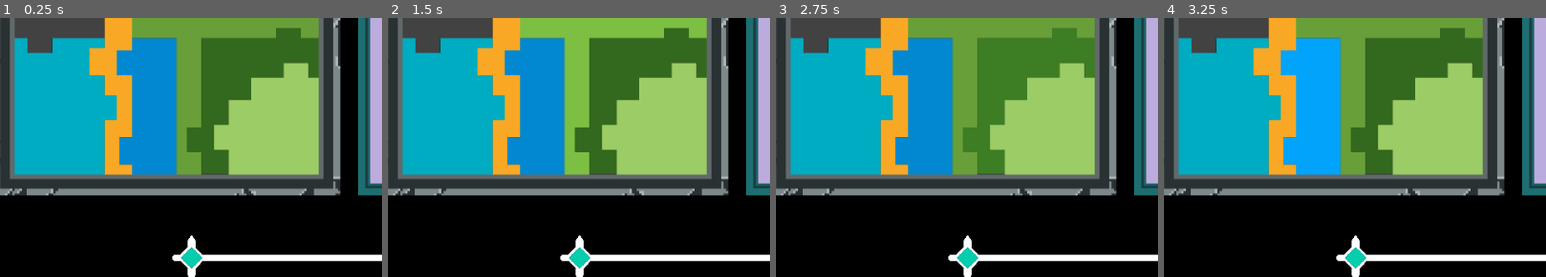
Above: before the commit, frames 1-4 (left to right).
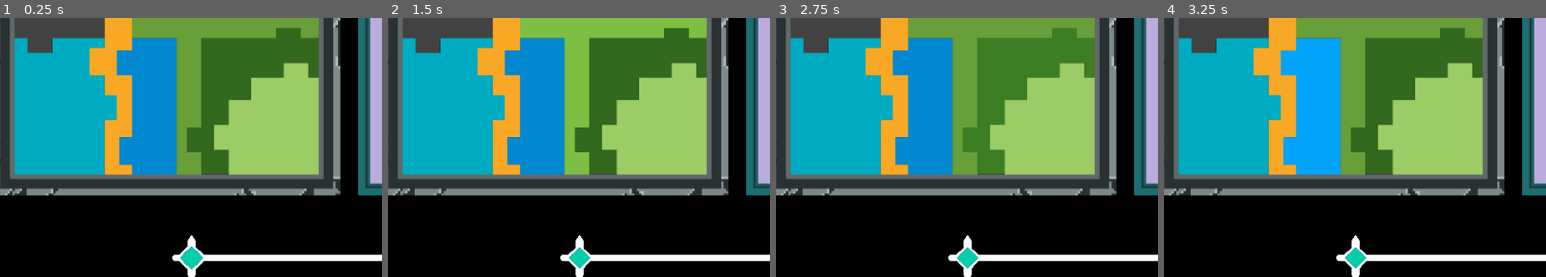
Above: after the commit, the same moments.

Repository: Dh-ux/colorpicker
Game: Godot game, scene res://main2.tscn
Same seed, same stepped clock (60 frames per second), same inputs: the game is played once before the commit and once after it.
Inputs (mouse positions are % of the whole screen's width and height, from its top left):
- Up to frame 1 (0.25 s): no input
- Up to frame 2 (1.5 s): move the mouse to (25, 42) at 0.52 s; click (25, 42) at 0.67 s; tap Enter at 1.25 s; move the mouse to (34, 42) at 1.27 s; click (34, 42) at 1.42 s
- Up to frame 3 (2.75 s): tap Space at 2 s; move the mouse to (34, 58) at 2.02 s; click (34, 58) at 2.17 s
- Up to frame 4 (3.25 s): tap Enter at 2.75 s; move the mouse to (24, 58) at 2.77 s; click (24, 58) at 2.92 s
The pictures show only the part of the screen within x 4-54%, y 46-96%; the shares and areas given below are measured in that part.

The runs differ from the first frame. In frame 1, 0.2% of the frame differs, in the area x 47-54%, y 88-98%; in frame 2, less than 0.1%; in frame 3, less than 0.1%; in frame 4, less than 0.1%.

Commit message:
update structure fix

Diff:
--- a/Track.gd
+++ b/Track.gd
@@ -8,12 +8,16 @@
 func start():
 	enabled = true
 	$key.position = Vector2(-200,0)
+	$key.pop()
 
 func _process(delta):
 	if enabled:
 		$key.position += Vector2(1,0)*200*delta
 
+func stop():
+	enabled = false
 
 func reset():
 	enabled = false
-	$key.position = Vector2(-200,0)
+	$key.explode()
+	#$key.position = Vector2(-200,0)
--- /dev/null
+++ b/key.gd
@@ -0,0 +1,19 @@
+extends Node2D
+
+func _ready():
+	pop()
+
+func pop():
+	set_modulate(Color(1,1,1,1))
+	scale = Vector2.ZERO
+	var tween = get_tree().create_tween().set_trans(Tween.TRANS_BACK).set_ease(1)
+	tween.tween_property(self, "scale", Vector2(1.38,1.38), 0.45)
+
+func explode():
+	var tween = get_tree().create_tween().set_trans(Tween.TRANS_EXPO).set_ease(0)
+	tween.tween_property(self, "scale", Vector2(3,3), 0.12)
+	var tween1 = get_tree().create_tween()
+	tween1.tween_property(self, "modulate", Color(1,1,1,0), 0.12)
+
+func _process(delta):
+	pass
--- a/main.gd
+++ b/main.gd
@@ -12,13 +12,14 @@
 
 var beat = 0
 var internal_beat = 0
-var beat_speed = 0.5
+@export var inital_blank = 4.6
+@export var beat_speed = 0.5
 var started = false
 
 var hint_ref
 
 func _ready():
-	timer.start(4.6)
+	timer.start(inital_blank)
 	hint_ref = $Track/key/hint
 
 func on_beats():
@@ -64,7 +65,7 @@
 		#timer.start(4)
 	else:
 		hint_ref.visible = false
-		$Track.reset()
+		$Track.stop()
 		game_over()
 
 func create_key():
@@ -82,7 +83,7 @@
 
 func color_picked(target):
 	#target.get_node('color_block').hide()
-
+	$Track.reset()
 	if target_color == 'DarkOrange':
 		$Node/darkorange.visible = true
 	elif target_color == 'DarkBlue':
--- a/main.tscn
+++ b/main.tscn
@@ -12,15 +12,14 @@
 [ext_resource type="Texture2D" uid="uid://37ynramerjr" path="res://resources/image1/New folder/浅蓝 调色.PNG" id="12_r1fcj"]
 [ext_resource type="Texture2D" uid="uid://ce5r32f874sii" path="res://resources/image1/New folder/浅绿 调色.PNG" id="13_hqlq3"]
 [ext_resource type="AudioStream" uid="uid://cedtg6yaxxeys" path="res://resources/music/WIppedCreamDemo(1).wav" id="13_vlmkw"]
-[ext_resource type="Script" path="res://Track.gd" id="14_pl441"]
 [ext_resource type="Texture2D" uid="uid://b7uomfglcejja" path="res://resources/image1/New folder/浅橙 调色.PNG" id="14_t6f4m"]
 [ext_resource type="Texture2D" uid="uid://dmfxda7wx0ofx" path="res://resources/image1/New folder/浅黄 调色.PNG" id="15_xr0gw"]
 [ext_resource type="Texture2D" uid="uid://c0bb8kyhlxeef" path="res://resources/image1/New folder/浅紫 调色.PNG" id="16_fauyw"]
 [ext_resource type="Texture2D" uid="uid://y0nhlr7jcllk" path="res://resources/image1/浅蓝.PNG" id="16_irjv1"]
+[ext_resource type="PackedScene" uid="uid://b8pur6ujk7626" path="res://track.tscn" id="17_07365"]
 [ext_resource type="Texture2D" uid="uid://qedbc2bjying" path="res://resources/image1/浅黄.PNG" id="17_rgf48"]
 [ext_resource type="Texture2D" uid="uid://gh075ghcgmn8" path="res://resources/image1/浅橘.PNG" id="18_22hh4"]
 [ext_resource type="Texture2D" uid="uid://bosyojod77gu5" path="res://resources/image1/浅紫.PNG" id="19_2ukjk"]
-[ext_resource type="Texture2D" uid="uid://dk78gi13ueue5" path="res://resources/image1/keys/brightblue.PNG" id="19_epjt8"]
 [ext_resource type="Texture2D" uid="uid://cc2br2p0bbkmg" path="res://resources/image1/New folder/白背景.PNG" id="19_uabnv"]
 [ext_resource type="Texture2D" uid="uid://c3wfota10fhys" path="res://resources/image1/浅绿.PNG" id="20_8vs30"]
 [ext_resource type="Texture2D" uid="uid://cndawdtat06rl" path="res://resources/image1/深橘.PNG" id="21_pkxp7"]
@@ -215,60 +214,7 @@
 [node name="BeatCounter" type="Timer" parent="."]
 wait_time = 0.5
 
-[node name="Track" type="Node2D" parent="."]
-position = Vector2(481, 598)
-scale = Vector2(1, 0.996812)
-script = ExtResource("14_pl441")
-
-[node name="Polygon2D2" type="Polygon2D" parent="Track"]
-position = Vector2(-200, 0)
-rotation = 1.5708
-scale = Vector2(0.915619, -0.668098)
-color = Color(0.992157, 0.992157, 0.992157, 1)
-polygon = PackedVector2Array(-24, -7, 0.443245, -6.99976, 24, -7, 32, 0, 24, 7, 6.55653, 7, -24, 7, -32, 0)
-
-[node name="Line2D" type="Line2D" parent="Track"]
-points = PackedVector2Array(-220, 0, 220, 0)
-width = 8.0
-joint_mode = 1
-begin_cap_mode = 2
-end_cap_mode = 2
-
-[node name="key" type="Node2D" parent="Track"]
-position = Vector2(-200, 0)
-scale = Vector2(1.38036, 1.39864)
-
-[node name="base" type="Polygon2D" parent="Track/key"]
-position = Vector2(-0.159991, -0.206191)
-scale = Vector2(1.08185, 1.08927)
-polygon = PackedVector2Array(-0.435764, -11.1818, -11.7656, 0, 0.435764, 12.042, 12.2014, 0)
-
-[node name="colorhint" type="Polygon2D" parent="Track/key"]
-scale = Vector2(0.615865, 0.617116)
-color = Color(0, 0, 0, 1)
-polygon = PackedVector2Array(0, -12, -12.0286, 0, 0, 12, 11.321, 0.696903)
-
-[node name="hint" type="Sprite2D" parent="Track/key"]
-scale = Vector2(0.04, 0.04)
-texture = ExtResource("19_epjt8")
-
-[node name="target" type="Node2D" parent="Track"]
-position = Vector2(150, 0)
-
-[node name="Polygon2D2" type="Polygon2D" parent="Track/target"]
-rotation = 1.5708
-scale = Vector2(0.663799, 0.0958624)
-color = Color(0.992157, 0.992157, 0.992157, 1)
-polygon = PackedVector2Array(-24, -7, 0.443245, -6.99976, 24, -7, 32, 0, 24, 7, -24, 7, -32, 0)
-
-[node name="Polygon2D" type="Polygon2D" parent="Track/target"]
-color = Color(0.913725, 0.913725, 0.913725, 1)
-polygon = PackedVector2Array(-24, -7, 24, -7, 32, 0, 24, 7, -24, 7, -32, 0)
-
-[node name="Polygon2D" type="Polygon2D" parent="Track/target/Polygon2D"]
-scale = Vector2(0.807983, 0.807983)
-color = Color(1, 0.854902, 0.701961, 1)
-polygon = PackedVector2Array(-24, -7, 24, -7, 32, 0, 24, 7, -24, 7, -32, 0)
+[node name="Track" parent="." instance=ExtResource("17_07365")]
 
 [node name="Node" type="Node" parent="."]
 
--- a/main2.gd
+++ b/main2.gd
@@ -90,7 +90,7 @@
 
 func color_picked(target):
 	#target.get_node('color_block').hide()
-
+	$Track.reset()
 	if target_color == 'red':
 		$Node/red.visible = true
 	elif target_color == 'darkblue':
--- a/main2.tscn
+++ b/main2.tscn
@@ -15,10 +15,9 @@
 [ext_resource type="Texture2D" uid="uid://cyg52gw30gfn5" path="res://resources/pallete/palleteYellow.png" id="13_88gja"]
 [ext_resource type="Texture2D" uid="uid://dau05x6sdxr6l" path="res://resources/pallete/palleteWhite.png" id="14_cfhgi"]
 [ext_resource type="Texture2D" uid="uid://nnvu5bbg1hqe" path="res://resources/pallete/palleteLIghtRed.png" id="15_qtdjc"]
-[ext_resource type="Script" path="res://Track.gd" id="16_ebqy2"]
 [ext_resource type="Texture2D" uid="uid://c6rge5lrcqn42" path="res://resources/pallete/palleteLightGreen.png" id="16_y87gj"]
-[ext_resource type="Texture2D" uid="uid://dk78gi13ueue5" path="res://resources/image1/keys/brightblue.PNG" id="17_7astq"]
 [ext_resource type="Texture2D" uid="uid://by3yb7xp4f4iv" path="res://resources/pallete/palleteBrown.png" id="17_j4flb"]
+[ext_resource type="PackedScene" uid="uid://b8pur6ujk7626" path="res://track.tscn" id="18_78on2"]
 [ext_resource type="AudioStream" uid="uid://j8w1v5jieayx" path="res://resources/music/FunintheSunDemo.wav" id="18_603px"]
 [ext_resource type="Texture2D" uid="uid://dyremqqx27lt1" path="res://resources/macaw/macaw-green.png" id="21_n7dfc"]
 [ext_resource type="Texture2D" uid="uid://m7sn0vkekx5g" path="res://resources/macaw/macaw-darkGreen.png" id="22_r0whu"]
@@ -237,67 +236,14 @@
 
 [node name="Timer" type="Timer" parent="."]
 
+[node name="Track" parent="." instance=ExtResource("18_78on2")]
+
 [node name="AudioStreamPlayer2D" type="AudioStreamPlayer2D" parent="."]
 stream = ExtResource("18_603px")
 autoplay = true
 
 [node name="BeatCounter" type="Timer" parent="."]
 wait_time = 0.5
-
-[node name="Track" type="Node2D" parent="."]
-position = Vector2(481, 598)
-scale = Vector2(1, 0.996812)
-script = ExtResource("16_ebqy2")
-
-[node name="Polygon2D2" type="Polygon2D" parent="Track"]
-position = Vector2(-200, 0)
-rotation = 1.5708
-scale = Vector2(0.915619, -0.668098)
-color = Color(0.992157, 0.992157, 0.992157, 1)
-polygon = PackedVector2Array(-24, -7, 0.443245, -6.99976, 24, -7, 32, 0, 24, 7, 6.55653, 7, -24, 7, -32, 0)
-
-[node name="Line2D" type="Line2D" parent="Track"]
-points = PackedVector2Array(-220, 0, 220, 0)
-width = 8.0
-joint_mode = 1
-begin_cap_mode = 2
-end_cap_mode = 2
-
-[node name="key" type="Node2D" parent="Track"]
-position = Vector2(-200, 0)
-scale = Vector2(1.38036, 1.39864)
-
-[node name="base" type="Polygon2D" parent="Track/key"]
-position = Vector2(-0.159991, -0.206191)
-scale = Vector2(1.08185, 1.08927)
-polygon = PackedVector2Array(-0.435764, -11.1818, -11.7656, 0, 0.435764, 12.042, 12.2014, 0)
-
-[node name="colorhint" type="Polygon2D" parent="Track/key"]
-scale = Vector2(0.615865, 0.617116)
-color = Color(0, 0, 0, 1)
-polygon = PackedVector2Array(0, -12, -12.0286, 0, 0, 12, 11.321, 0.696903)
-
-[node name="hint" type="Sprite2D" parent="Track/key"]
-scale = Vector2(0.04, 0.04)
-texture = ExtResource("17_7astq")
-
-[node name="target" type="Node2D" parent="Track"]
-position = Vector2(150, 0)
-
-[node name="Polygon2D2" type="Polygon2D" parent="Track/target"]
-rotation = 1.5708
-scale = Vector2(0.663799, 0.0958624)
-color = Color(0.992157, 0.992157, 0.992157, 1)
-polygon = PackedVector2Array(-24, -7, 0.443245, -6.99976, 24, -7, 32, 0, 24, 7, -24, 7, -32, 0)
-
-[node name="Polygon2D" type="Polygon2D" parent="Track/target"]
-color = Color(0.913725, 0.913725, 0.913725, 1)
-polygon = PackedVector2Array(-24, -7, 24, -7, 32, 0, 24, 7, -24, 7, -32, 0)
-
-[node name="Polygon2D" type="Polygon2D" parent="Track/target/Polygon2D"]
-scale = Vector2(0.807983, 0.807983)
-color = Color(1, 0.854902, 0.701961, 1)
-polygon = PackedVector2Array(-24, -7, 24, -7, 32, 0, 24, 7, -24, 7, -32, 0)
 
 [node name="Node" type="Node" parent="."]
 
--- /dev/null
+++ b/track.tscn
@@ -0,0 +1,66 @@
+[gd_scene load_steps=4 format=3 uid="uid://b8pur6ujk7626"]
+
+[ext_resource type="Script" path="res://Track.gd" id="1_m3k46"]
+[ext_resource type="Script" path="res://key.gd" id="2_86lri"]
+[ext_resource type="Texture2D" uid="uid://dk78gi13ueue5" path="res://resources/image1/keys/brightblue.PNG" id="3_0roah"]
+
+[node name="Track" type="Node2D"]
+position = Vector2(481, 598)
+scale = Vector2(1, 0.996812)
+script = ExtResource("1_m3k46")
+
+[node name="keyeffect" type="Polygon2D" parent="."]
+position = Vector2(-200.221, -0.284485)
+scale = Vector2(1.49295, 1.50319)
+polygon = PackedVector2Array(-0.435764, -11.1818, -11.7656, 0, 0.435764, 12.042, 12.2014, 0)
+
+[node name="Polygon2D2" type="Polygon2D" parent="."]
+position = Vector2(-200, 0)
+rotation = 1.5708
+scale = Vector2(0.915619, -0.668098)
+color = Color(0.992157, 0.992157, 0.992157, 1)
+polygon = PackedVector2Array(-24, -7, 0.443245, -6.99976, 24, -7, 32, 0, 24, 7, 6.55653, 7, -24, 7, -32, 0)
+
+[node name="Line2D" type="Line2D" parent="."]
+points = PackedVector2Array(-220, 0, 220, 0)
+width = 8.0
+joint_mode = 1
+begin_cap_mode = 2
+end_cap_mode = 2
+
+[node name="key" type="Node2D" parent="."]
+position = Vector2(-200, 0)
+scale = Vector2(1.38, 1.38)
+script = ExtResource("2_86lri")
+
+[node name="base" type="Polygon2D" parent="key"]
+position = Vector2(-0.159991, -0.206191)
+scale = Vector2(1.08185, 1.08927)
+polygon = PackedVector2Array(-0.435764, -11.1818, -11.7656, 0, 0.435764, 12.042, 12.2014, 0)
+
+[node name="colorhint" type="Polygon2D" parent="key"]
+scale = Vector2(0.615865, 0.617116)
+color = Color(0, 0, 0, 1)
+polygon = PackedVector2Array(0, -12, -12.0286, 0, 0, 12, 11.321, 0.696903)
+
+[node name="hint" type="Sprite2D" parent="key"]
+scale = Vector2(0.04, 0.04)
+texture = ExtResource("3_0roah")
+
+[node name="target" type="Node2D" parent="."]
+position = Vector2(150, 0)
+
+[node name="Polygon2D2" type="Polygon2D" parent="target"]
+rotation = 1.5708
+scale = Vector2(0.663799, 0.0958624)
+color = Color(0.992157, 0.992157, 0.992157, 1)
+polygon = PackedVector2Array(-24, -7, 0.443245, -6.99976, 24, -7, 32, 0, 24, 7, -24, 7, -32, 0)
+
+[node name="Polygon2D" type="Polygon2D" parent="target"]
+color = Color(0.913725, 0.913725, 0.913725, 1)
+polygon = PackedVector2Array(-24, -7, 24, -7, 32, 0, 24, 7, -24, 7, -32, 0)
+
+[node name="Polygon2D" type="Polygon2D" parent="target/Polygon2D"]
+scale = Vector2(0.807983, 0.807983)
+color = Color(1, 0.854902, 0.701961, 1)
+polygon = PackedVector2Array(-24, -7, 24, -7, 32, 0, 24, 7, -24, 7, -32, 0)
Not shown: 1 places in main.tscn that only renumber resources
Not shown: 1 places in main2.tscn that only renumber resources
